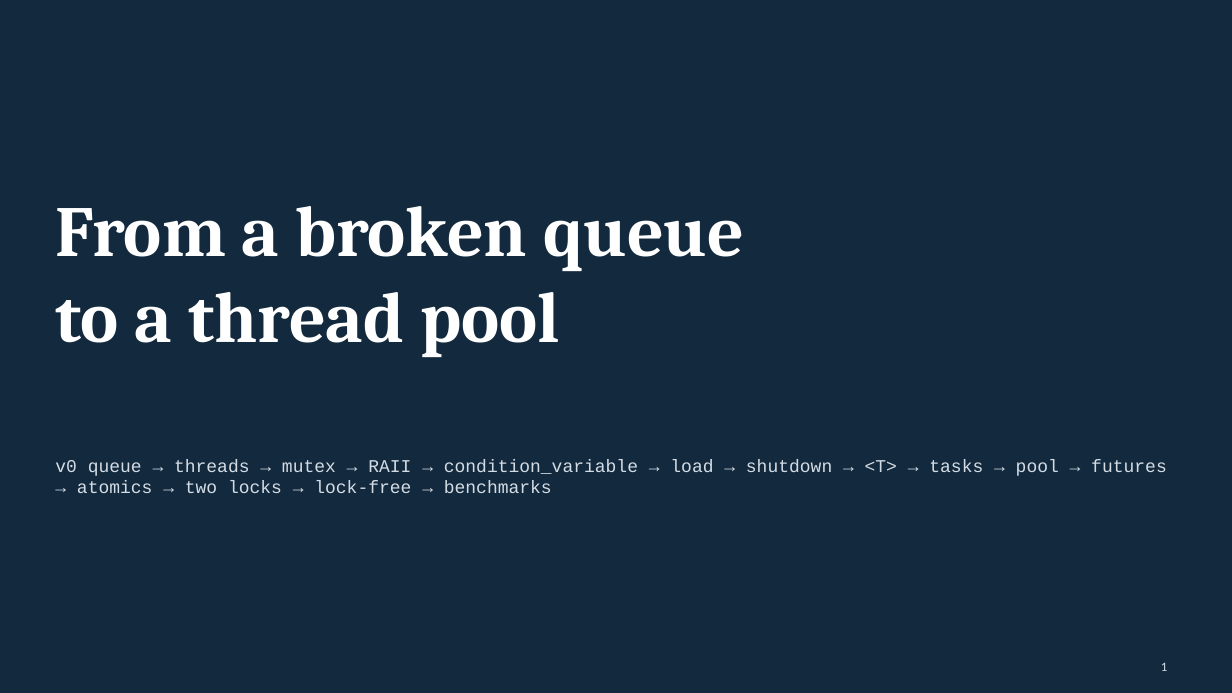
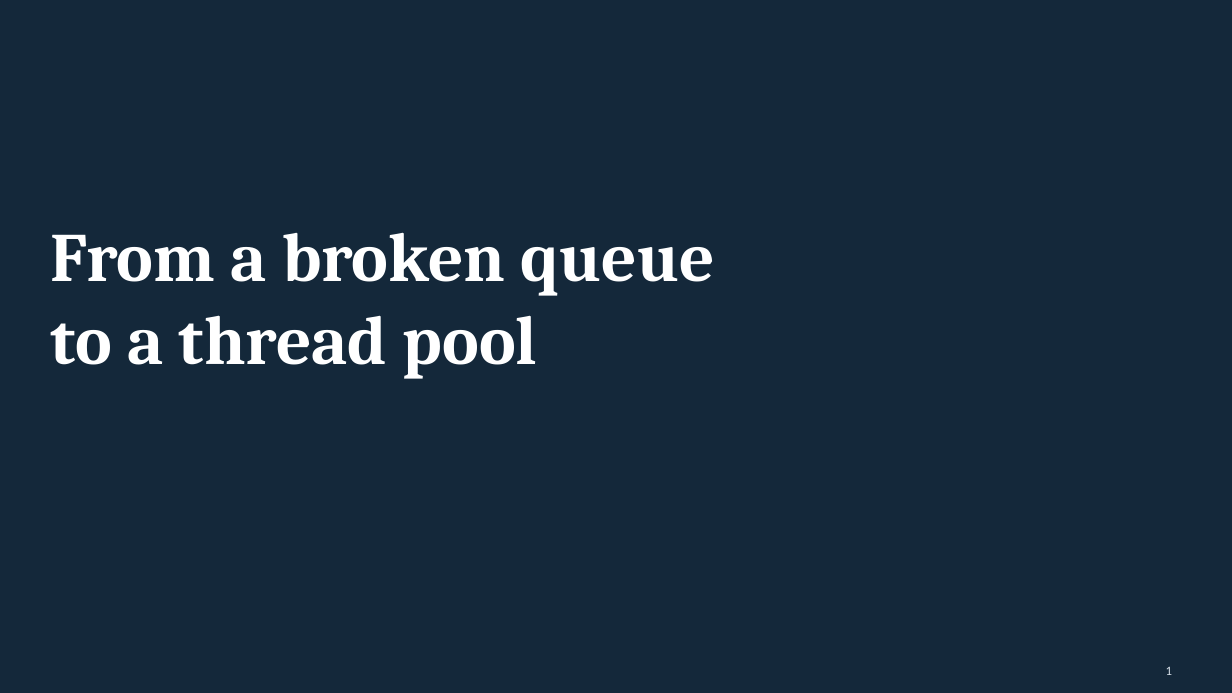
Before and after one commit to Kumarutkarsh9470/Project, a slide deck: slide 1 of Queue_Course.pptx. Drawn at 1232x693 pixels with LibreOffice and Linux fonts; fonts in the diff are those of the drawing. Boxes give left, top, right and bottom in pixels: in the first picture for what was removed or moved away, otherwise in the second. Text is boxed around its words. In the diff, an @@ line names an element or a change of style, - is before the commit and + after.

```diff
--- a/Queue_Course.pptx
+++ b/Queue_Course.pptx
@@ background #13293D to #14283A @@
@@ text "From a broken queue": place and size @@
-text "From a broken queue" at box(55, 206, 744, 357)
+text "From a broken queue" at box(51, 232, 715, 379)
@@ text "From a broken queue" at box(51, 232, 715, 379): size 56 to 54 pt @@
@@ text removed at box(55, 459, 1167, 493) @@
-v0 queue → threads → mutex → RAII → condition_variable → load → shutdown → <T> → tasks → pool → futures → atomics → two locks → lock-free → benchmarks
@@ page number at box(1166, 666, 1172, 675): text colour #D3DCE5 to #D5DEE7 @@
```
Also in this commit, not shown: 10 other slides changed, 63 slides added, 80 slides removed, 10 other files.
